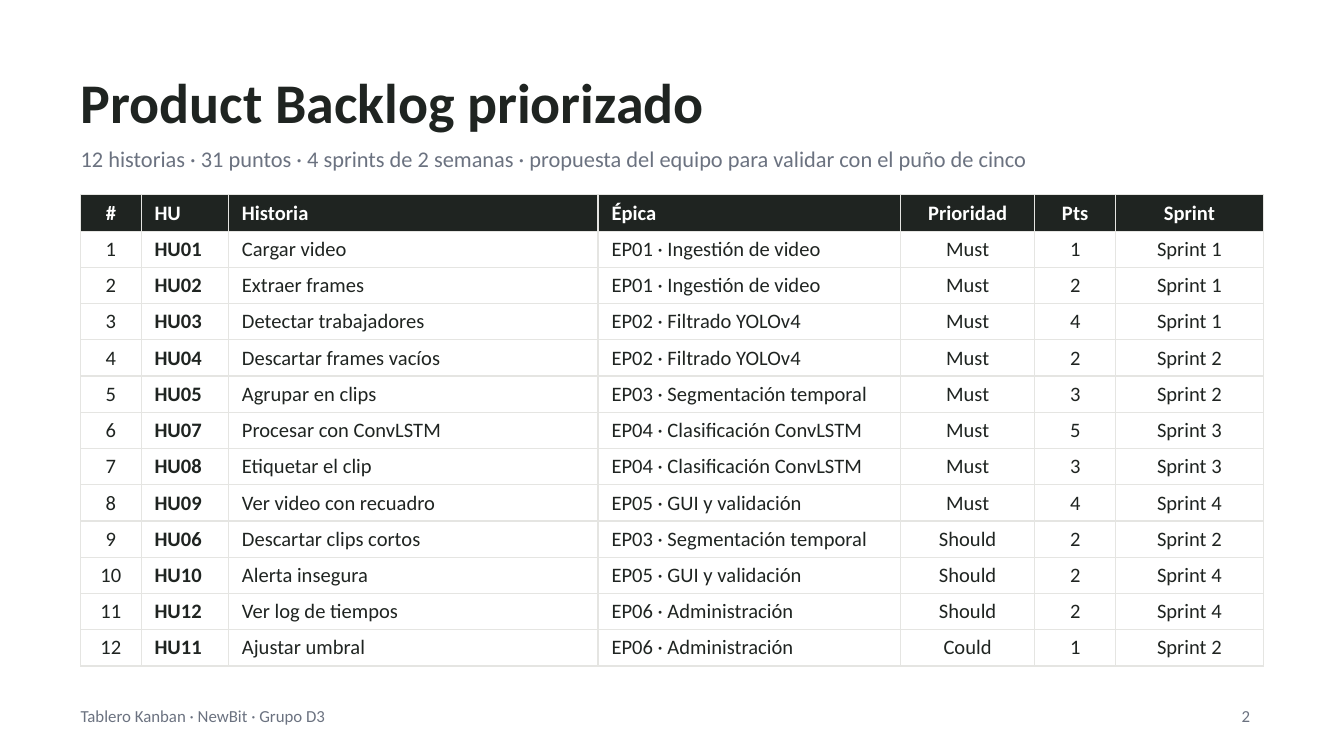
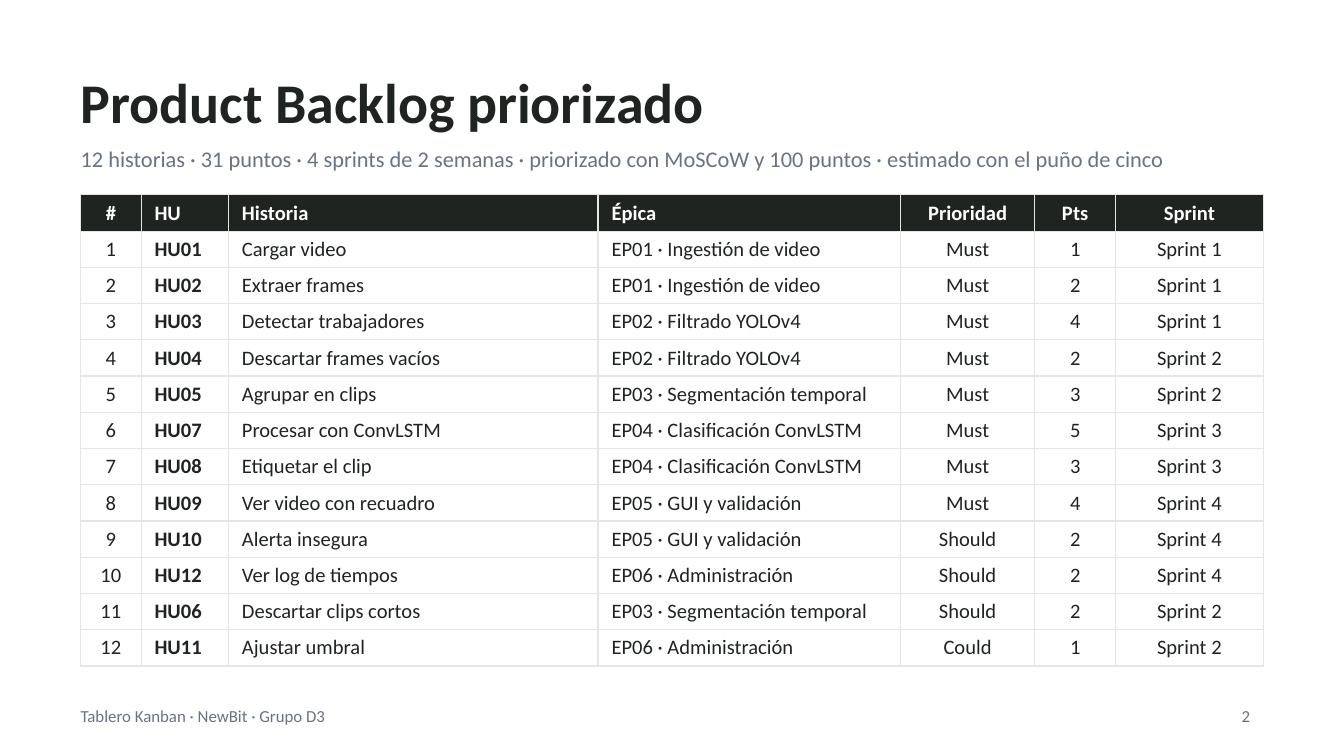
Before and after one commit to devmondoss/NewBit, a slide deck: slide 2 of proyecto/entregables/semana-05/Tablero_Kanban_NewBit/Tablero_Kanban_NewBit.pptx. Drawn at 1344x756 pixels with LibreOffice and Linux fonts; fonts in the diff are those of the drawing. Boxes give left, top, right and bottom in pixels: in the first picture for what was removed or moved away, otherwise in the second. Text is boxed around its words. In the diff, an @@ line names an element or a change of style, - is before the commit and + after.

```diff
--- a/proyecto/entregables/semana-05/Tablero_Kanban_NewBit/Tablero_Kanban_NewBit.pptx
+++ b/proyecto/entregables/semana-05/Tablero_Kanban_NewBit/Tablero_Kanban_NewBit.pptx
@@ text at (x1=81, y1=151, x2=1163, y2=171): text changed @@
-12 historias · 31 puntos · 4 sprints de 2 semanas · propuesta del equipo para validar con el puño de cinco
+12 historias · 31 puntos · 4 sprints de 2 semanas · priorizado con MoSCoW y 100 puntos · estimado con el puño de cinco
@@ table at (x1=81, y1=195, x2=1263, y2=662) @@
-row 10: 9 | HU06 | Descartar clips cortos | EP03 · Segmentación temporal | Should | 2 | Sprint 2
+row 10: 9 | HU10 | Alerta insegura | EP05 · GUI y validación | Should | 2 | Sprint 4
-row 11: 10 | HU10 | Alerta insegura | EP05 · GUI y validación | Should | 2 | Sprint 4
+row 11: 10 | HU12 | Ver log de tiempos | EP06 · Administración | Should | 2 | Sprint 4
-row 12: 11 | HU12 | Ver log de tiempos | EP06 · Administración | Should | 2 | Sprint 4
+row 12: 11 | HU06 | Descartar clips cortos | EP03 · Segmentación temporal | Should | 2 | Sprint 2
```
Also in this commit, not shown: 4 other slides changed, 15 other files.
